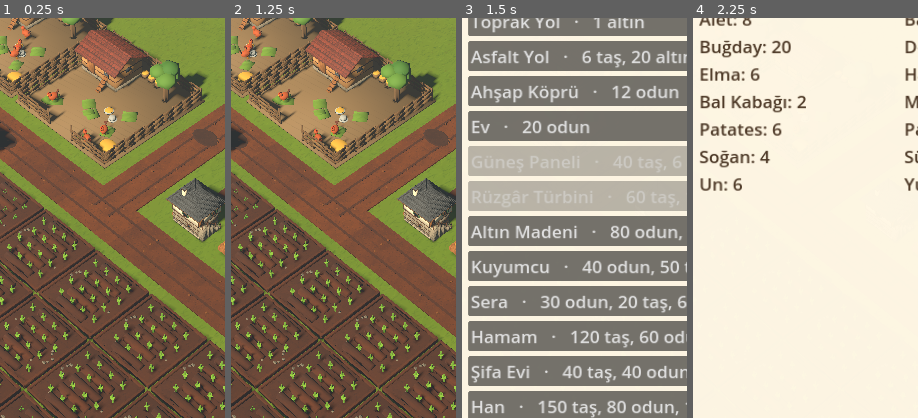
Above: before the commit, frames 1-4 (left to right).
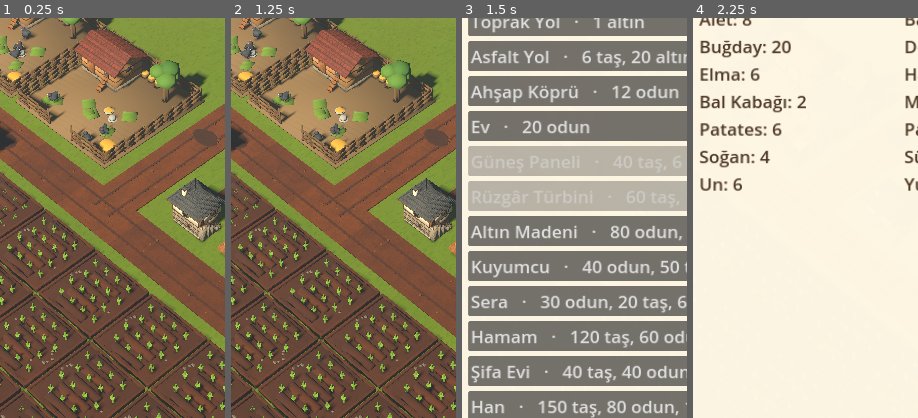
Above: after the commit, the same moments.

Repository: hayalcnc-alt/koy-oyunu
Game: Godot game, scene res://ana.tscn
Two runs of this game, one before a commit and one after it. Both use one fixed random seed, a clock stepped at 60 frames per second and the inputs below.
Inputs:
- Up to frame 1 (0.25 s): no input
- Up to frame 2 (1.25 s): click "Siparişler" at 0.5 s
- Up to frame 3 (1.5 s): click "İNŞA" at 1.25 s
- Up to frame 4 (2.25 s): click "Ambar" at 2 s
The pictures show only the part of the screen within x 3-53%, y 31-81%; the shares and areas given below are measured in that part.

The runs differ from the first frame. In frame 1, 0.6% of the frame differs, in the area x 3-49%, y 2-32%; in frame 2, 0.6%; in frame 3, less than 0.1%; in frame 4, less than 0.1%.

Commit message:
Yeni sevimli inek, koyun ve tavuk
Co-Authored-By: Claude Opus 5.5 <noreply@anthropic.com>
Claude-Session: https://claude.ai/code/session_016c2Xn2DEtvCRHWkASEXujJ

Diff:
--- a/ana.gd
+++ b/ana.gd
@@ -8,7 +8,8 @@
 const TRI := {"siva": ["siva", 1.4, 0.95, 1.35], "tas": ["tas", 2.4, 0.92, 1.35], "kaya": ["kaya", 1.8, 0.9, 1.35], "ah …(452 unchanged characters)…
 const BOY := {"ev": 1, "gunes": 1, "ruzgar": 1, "maden": 1, "kuyumcu": 1, "sera": 1, "hamam": 2, "sifa": 1, "han": 2, " …(953 unchanged characters)…
 const KARO := 1.0
-const HAYVAN_TUR := {"ahir": ["hayvan_inek", 2, 1.1, 0.18], "agil": ["hayvan_koyun", 2, 1.1, 0.18], "kumes": ["hayvan_tavuk", 3, 1.2, 0.35]}
+const HAYVAN_TUR := {"ahir": ["hayvan_inek", 2, 1.1, 0.18], "agil": ["hayvan_koyun", 2, 0.296, 0.18], "kumes": ["hayvan_tavuk", 3, 0.203, 0.35]}
+const DIS_MODEL := ["hayvan_koyun", "hayvan_tavuk", "hayvan_inek"]
 var hayvanlar := []
 const WN := 126
 const YARI := 63.0
@@ -657,6 +658,29 @@
 	kok.position = poz; kok.rotation.y = rot * PI / 2
 	for m in s.find_children("*", "MeshInstance3D", true, false): m.cast_shadow = GeometryInstance3D.SHADOW_CASTING_SETTING_ON
 
+var _birlesik := {}
+func birlestir(s: Node3D):
+	# modeldeki parçaları malzemeye göre tek ağda topla: görünüm aynı, çizim çağrısı az
+	var eski := s.find_children("*", "MeshInstance3D", true, false)
+	if eski.size() < 2: return
+	var gruplar := {}; var mats := {}
+	for mi in eski:
+		var me: Mesh = mi.mesh; if me == null: continue
+		var tr: Transform3D = Transform3D.IDENTITY; var n: Node = mi
+		while n != s and n != null:
+			tr = (n as Node3D).transform * tr; n = n.get_parent()
+		for i in me.get_surface_count():
+			var mt: Material = mi.get_surface_override_material(i)
+			if mt == null: mt = me.surface_get_material(i)
+			var k := mt.get_instance_id() if mt else 0
+			if not gruplar.has(k):
+				var st := SurfaceTool.new(); st.begin(Mesh.PRIMITIVE_TRIANGLES); gruplar[k] = st; mats[k] = mt
+			gruplar[k].append_from(me, i, tr)
+	for mi in eski: mi.get_parent().remove_child(mi); mi.free()
+	for k in gruplar:
+		var yeni := MeshInstance3D.new(); yeni.mesh = gruplar[k].commit(); if mats[k]: yeni.material_override = mats[k]
+		s.add_child(yeni)
+
 func zemin_kur():
 	# çim: hafif dalgalı renkli büyük düzlem + toprak yollar
 	var m := MeshInstance3D.new(); var pm := PlaneMesh.new(); pm.size = Vector2(N * 3, N * 3); m.mesh = pm
@@ -678,6 +702,8 @@
 		_onbellek[ad] = [doc, st]
 	var c = _onbellek[ad]
 	var sh: Node3D = c[0].generate_scene(c[1])
+	# kullanıcının gönderdiği modeller kendi malzemeleriyle, bozmadan
+	if ad in DIS_MODEL: birlestir(sh); return sh
 	if not ad in ["inek", "cam", "mese", "cali", "kaya"]: duz_golge(sh)
 	renk_uygula(sh)
 	return sh
Binary file changed: modeller/hayvan_inek.glb
Binary file changed: modeller/hayvan_koyun.glb
Binary file changed: modeller/hayvan_tavuk.glb
